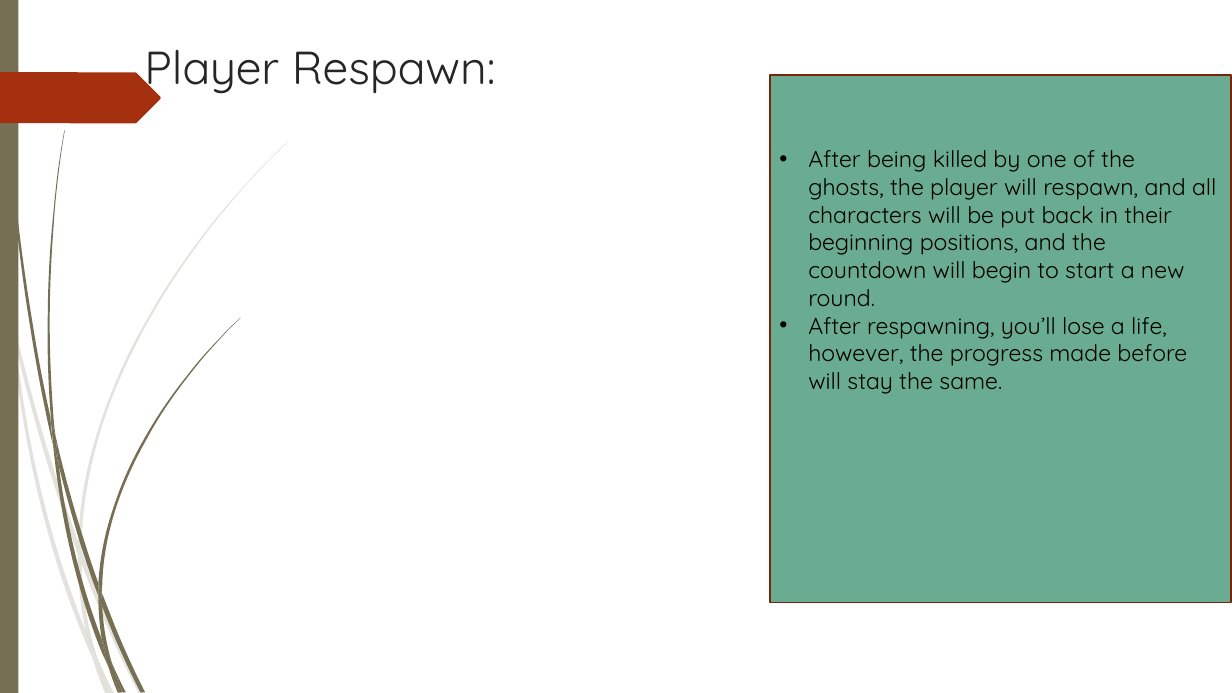
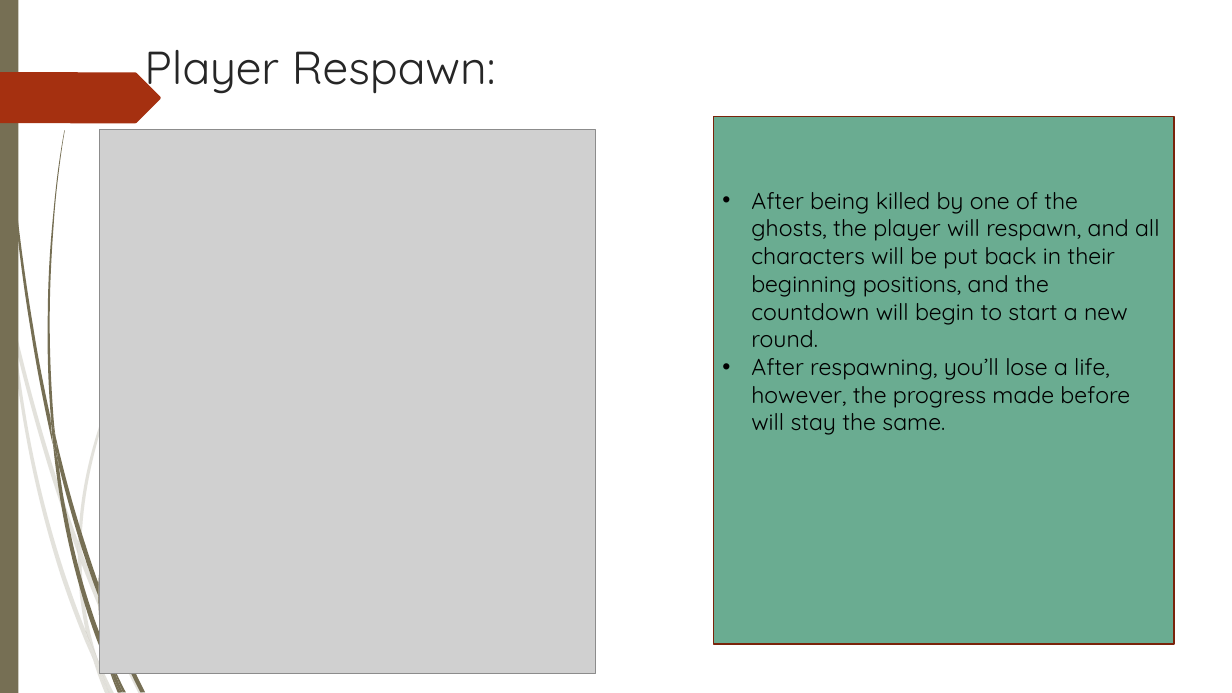
Before and after one commit to H-Tween/PR1-Pac-Man, a slide deck: slide 3 of Pac-Man (Python) PowerPoint Presentation.pptx. Drawn at 1232x693 pixels with LibreOffice and Linux fonts; fonts in the diff are those of the drawing; grey boxes stand for pictures; background and template pictures are left out. Boxes give left, top, right and bottom in pixels: in the first picture for what was removed or moved away, otherwise in the second. Text is boxed around its words. In the diff, an @@ line names an element or a change of style, - is before the commit and + after.

```diff
--- a/Pac-Man (Python) PowerPoint Presentation.pptx
+++ b/Pac-Man (Python) PowerPoint Presentation.pptx
@@ rectangle "After being killed by one ..." moved from (x1=771, y1=75, x2=1232, y2=603) to (x1=714, y1=116, x2=1175, y2=644) @@
@@ picture added at (x1=99, y1=129, x2=595, y2=674) @@
```
Also in this commit, not shown: 6 other slides changed.
